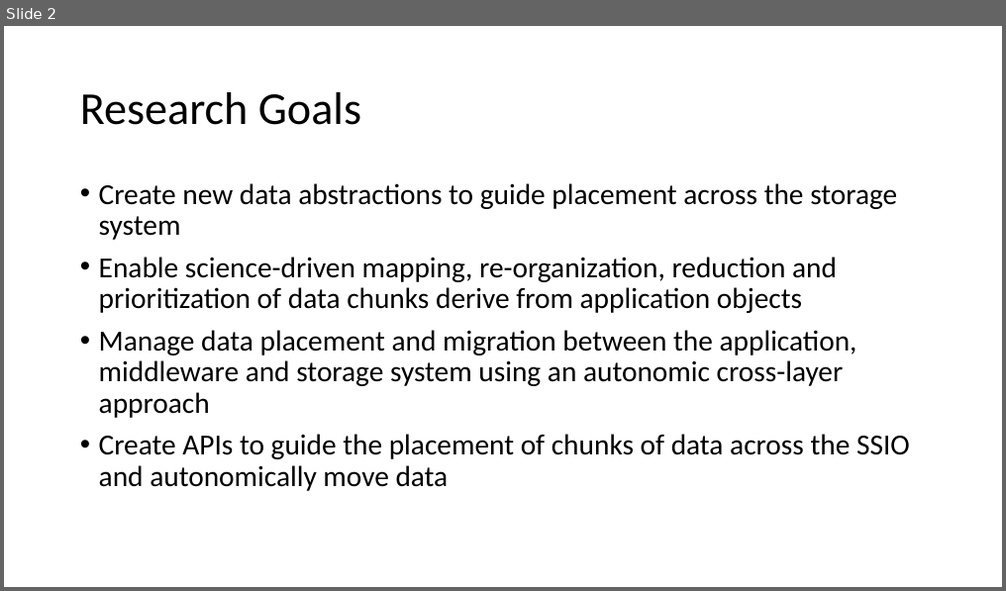
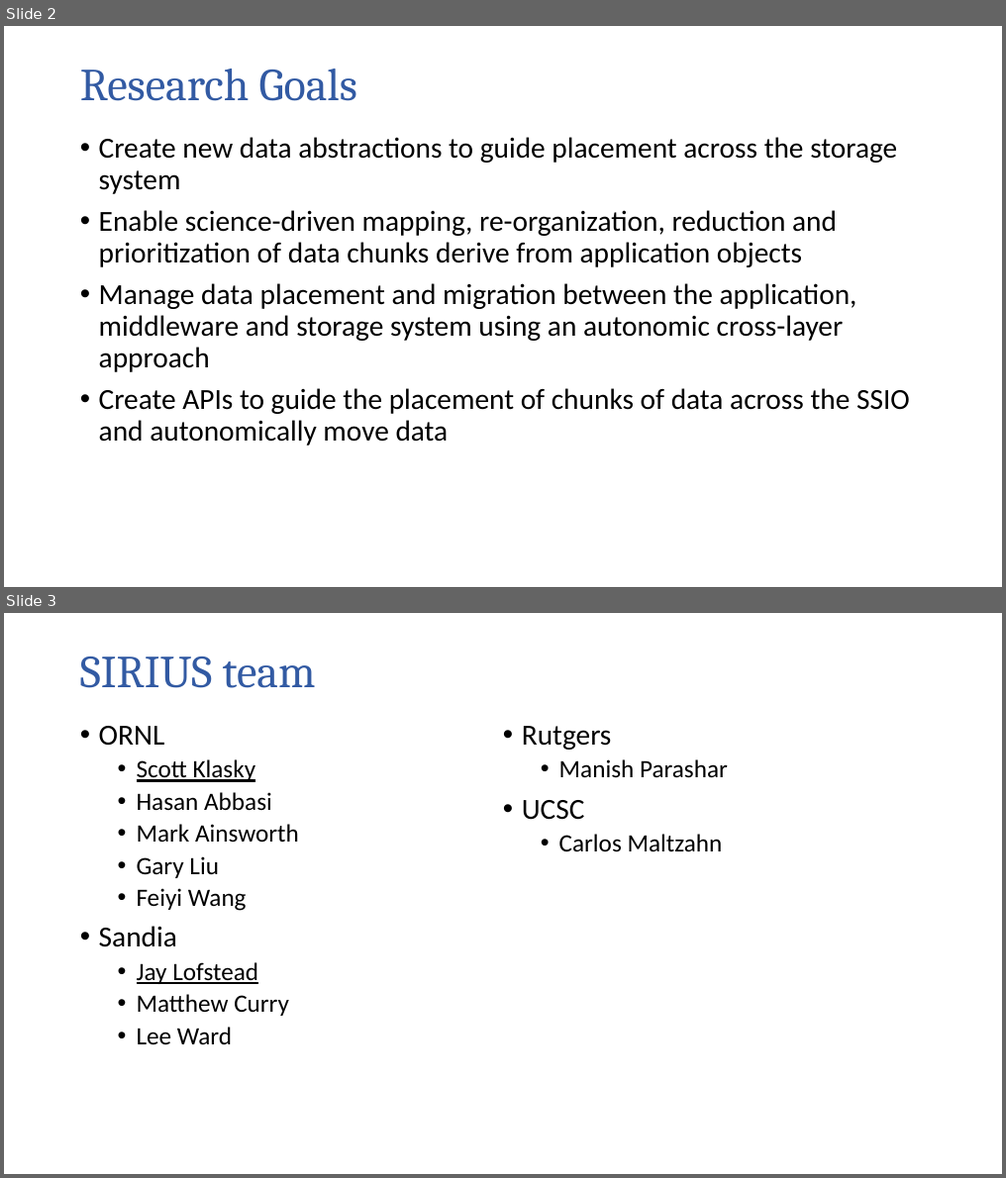
Before and after one commit to TPLink32/sirius, a slide deck: All-Hand-Meetings/AHM-10-14-2015/Presentations/SIRIUS_AHM-klasky.pptx. Shown one above the other, each under a label of ours: slide 2 before the commit, slides 2 and 3 after it. The pictures are 1006x591 and 1006x1178 pixels, drawn with LibreOffice and Linux fonts; fonts in the diff are those of the drawing; background and template pictures are left out. Boxes give left, top, right and bottom in pixels: in the first picture for what was removed or moved away, otherwise in the second. Text is boxed around its words. In the diff, an @@ line names an element or a change of style, - is before the commit and + after.

```diff
--- a/All-Hand-Meetings/AHM-10-14-2015/Presentations/SIRIUS_AHM-klasky.pptx
+++ b/All-Hand-Meetings/AHM-10-14-2015/Presentations/SIRIUS_AHM-klasky.pptx
@@ slide 3 added at [4,613,1002,1174], background #FFFFFF @@
@@ title added at [80,656,316,688], 44 pt, text #325AA3 @@
+SIRIUS team
@@ text added at [99,726,728,1045], 24 pt, text #000000 @@
+• ORNL
+  • Scott Klasky
+  • Hasan Abbasi
+  • Mark Ainsworth
+  • Gary Liu
+  • Feiyi Wang
+• Sandia
+  • Jay Lofstead
+  • Matthew Curry
+  • Lee Ward
+• Rutgers
+  • Manish Parashar
+• UCSC
+  • Carlos Maltzahn
@@ slide 2 changed as well @@
@@ title "Research Goals" at [80,69,357,101]: font Calibri to Cambria, text colour #000000 to #325AA3 @@
@@ text "Create new data abstractions to ...": place and size @@
-text "Create new data abstractions to ..." at [99,183,910,491]
+text "Create new data abstractions to ..." at [99,137,910,446]
```
Also in this commit, not shown: 1 other slide changed, 9 other slides added.
